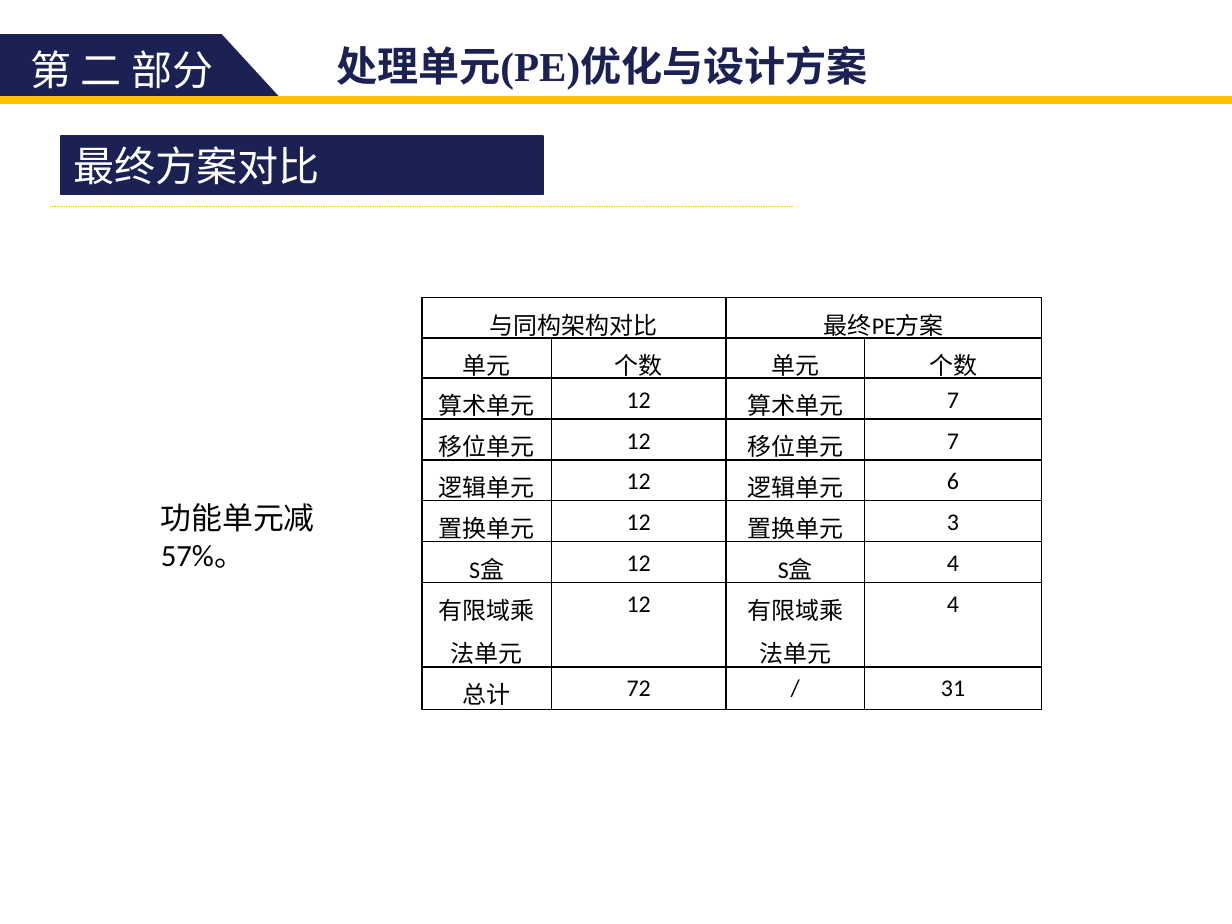
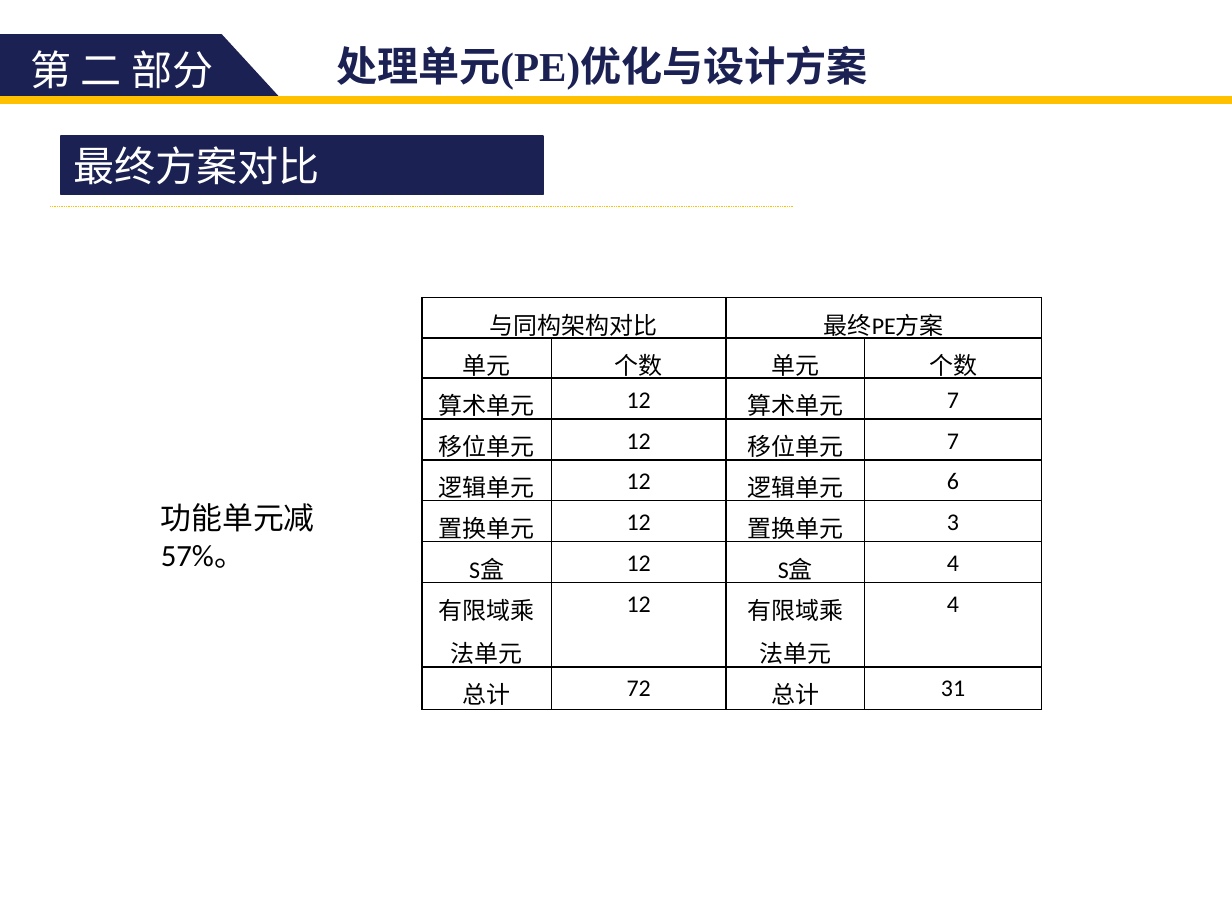
Before and after one commit to zdyzhan/bishe, a slide deck: slide 35 of 131199 李小泉.pptx. Drawn at 1232x924 pixels with LibreOffice and Linux fonts; fonts in the diff are those of the drawing. Boxes give left, top, right and bottom in pixels: in the first picture for what was removed or moved away, otherwise in the second. Text is boxed around its words. In the diff, an @@ line names an element or a change of style, - is before the commit and + after.

```diff
--- a/131199 李小泉.pptx
+++ b/131199 李小泉.pptx
@@ table at (421, 298, 1041, 714) @@
-row 9, column 3: /
+row 9, column 3: 总计
```
Also in this commit, not shown: 14 other slides changed, 3 other files.
